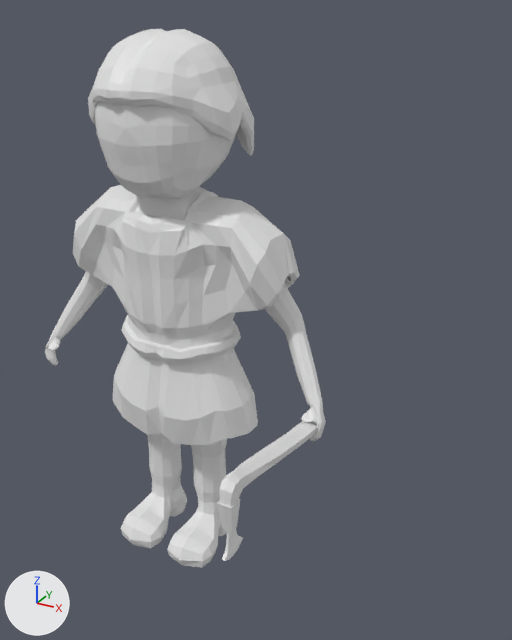
Renders of the Blender file Map/Assets/Models/Hittite_civil/Hittite_civil.blend from each side of a commit.
Both versions are drawn from a 50 mm lens placed at (1.5, -2.1, 2.11), pointed at (0.42, -0.14, 1.13). The lights are fixed; the arrows at lower left show +X, +Y and +Z. Materials are left out; every surface is plain grey.

In view in the first picture: 'Axe', 'Civil'.
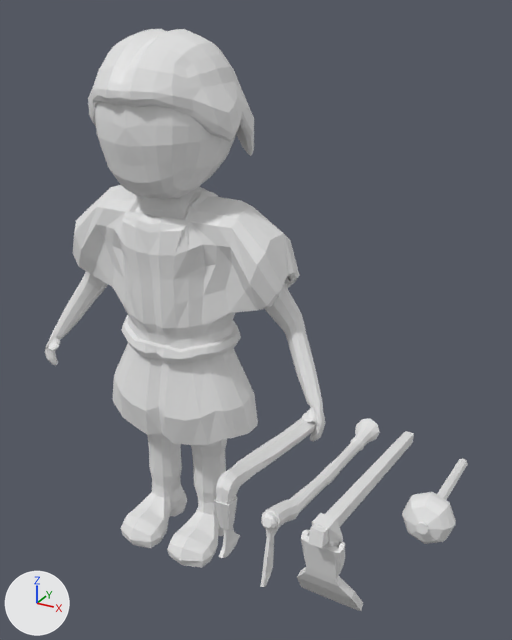
The newer file is also rescaled (x7.143) as a whole; pictures and numbers use the older file's frame.

What differs and where, as boxes (x1, y1, x2, y2) in the pictures (512 x 640 px):
'Civil', reshaped, modifiers changed (51% wider, 8% taller)
    before: (45, 29, 325, 568)
    after: (45, 29, 468, 611)
'Axe', deleted
    before: (217, 420, 326, 561)
part 1 of me_cube, added
    after: (260, 419, 380, 587)
part 2 of me_cube, added
    after: (214, 419, 316, 558)
part 3 of me_cube, added
    after: (297, 530, 363, 611)
part 4 of me_cube, added
    after: (402, 458, 468, 544)
part 5 of me_cube, added
    after: (309, 431, 414, 548)

Patch to the scene script:
```diff
--- a/Map/Assets/Models/Hittite_civil/Hittite_civil.blend.py
+++ b/Map/Assets/Models/Hittite_civil/Hittite_civil.blend.py
@@ me_cube @@
 # used by ob_civil; location = (0.0, 0.0, 0.0); scale = (0.14, 0.14, 0.14)
-me_cube.from_pydata(...)  # 1462 vertices, 1420 faces; spans x 0.0..4.71, y -1.93..1.7, z 0.0..14.63
+me_cube.from_pydata(...)  # 3279 vertices, 3298 faces; spans x -4.71..8.69, y -5.56..1.7, z 0.0..14.63
+# me_cube part 1: a new loose piece of 191 vertices spanning x 5.3..5.94, y -5.46..0.46, z 4.51..6.18
+# me_cube part 2: a new loose piece of 137 vertices spanning x 4.06..4.54, y -4.95..-0.14, z 4.21..6.28
+# me_cube part 3: a new loose piece of 76 vertices spanning x 6.07..7.41, y -5.34..-4.4, z 3.95..6.04
+# me_cube part 4: a new loose piece of 74 vertices spanning x 7.59..8.69, y -3.48..0.07, z 4.86..6.02
+# me_cube part 5: a new loose piece of 42 vertices spanning x 6.43..7.04, y -5.56..0.12, z 5.15..6.46
@@ ob_civil @@
 ob_civil.scale = (0.14, 0.14, 0.14)
-_m = ob_civil.modifiers.new('Mirror', 'MIRROR')
-_m.use_clip = True
@@ ob_axe @@
-ob_axe = bpy.data.objects.new('Axe', me_cube_001)
-ob_axe.location = (0.0, 0.0, 0.0)
-ob_axe.rotation_euler = (0.0137, 0.0, 0.0)  # degrees (0.8, 0, 0)
```
